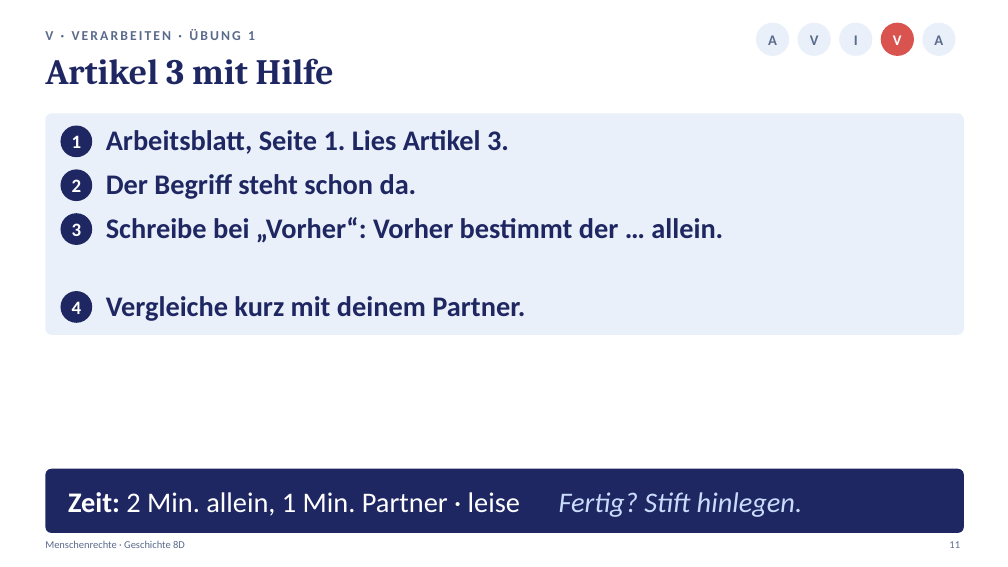
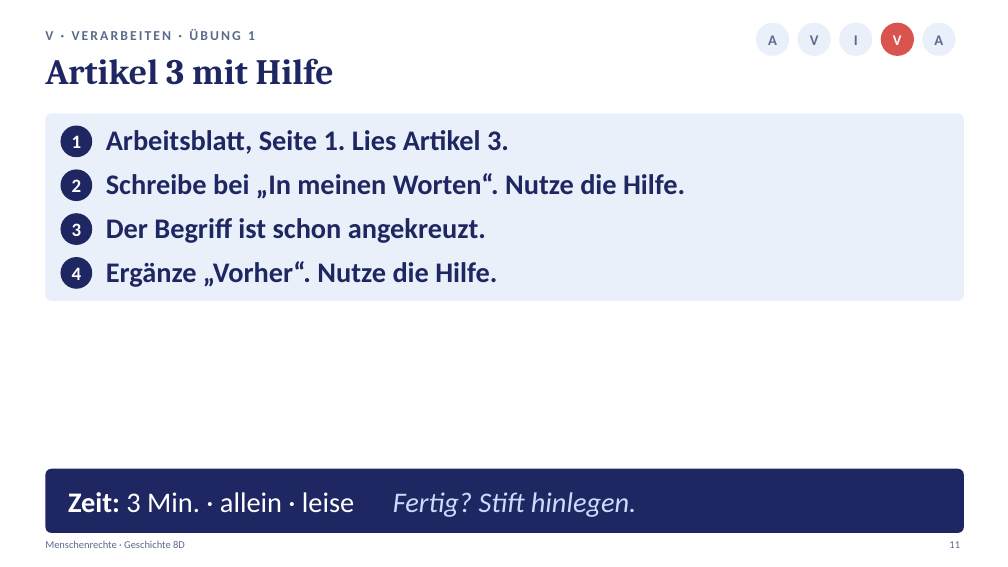
Before and after one commit to golzkonstantin-gif/Schule, a slide deck: slide 11 of Geschichte_8D/Stunde4_Menschenrechte/Praesentation_Stunde4_Menschenrechte_8D.pptx. Drawn at 1008x567 pixels with LibreOffice and Linux fonts; fonts in the diff are those of the drawing. Boxes give left, top, right and bottom in pixels: in the first picture for what was removed or moved away, otherwise in the second. Text is boxed around its words. In the diff, an @@ line names an element or a change of style, - is before the commit and + after.

```diff
--- a/Geschichte_8D/Stunde4_Menschenrechte/Praesentation_Stunde4_Menschenrechte_8D.pptx
+++ b/Geschichte_8D/Stunde4_Menschenrechte/Praesentation_Stunde4_Menschenrechte_8D.pptx
@@ rounded rectangle: place and size @@
-rounded rectangle at box(45, 113, 964, 335)
+rounded rectangle at box(45, 113, 964, 301)
@@ rounded rectangle at box(45, 113, 964, 301): proportions changed @@
@@ text at box(106, 173, 685, 199): text changed @@
-Der Begriff steht schon da.
+Schreibe bei „In meinen Worten“. Nutze die Hilfe.
@@ text at box(106, 218, 486, 243): text changed @@
-Schreibe bei „Vorher“: Vorher bestimmt der … allein.
+Der Begriff ist schon angekreuzt.
@@ text "4": place and size @@
-text "4" at box(72, 301, 82, 314)
+text "4" at box(72, 267, 82, 280)
@@ ellipse: place and size @@
-ellipse at box(60, 291, 92, 323)
+ellipse at box(60, 257, 92, 289)
@@ text at box(106, 261, 497, 287): text changed @@
-Vergleiche kurz mit deinem Partner.
+Ergänze „Vorher“. Nutze die Hilfe.
@@ text at box(68, 492, 636, 517): text changed @@
-Zeit: 2 Min. allein, 1 Min. Partner · leise Fertig? Stift hinlegen.
+Zeit: 3 Min. · allein · leise Fertig? Stift hinlegen.
```
Also in this commit, not shown: 4 other slides changed, 15 other files.
